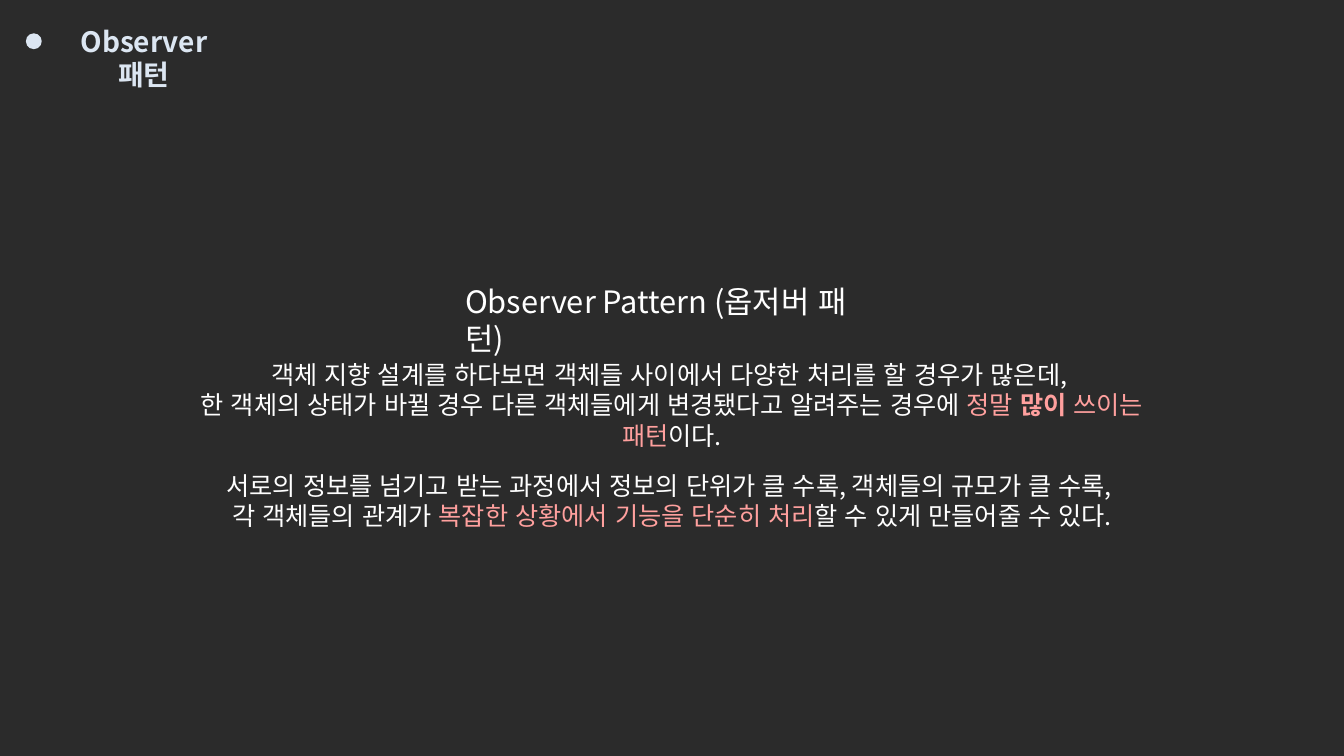
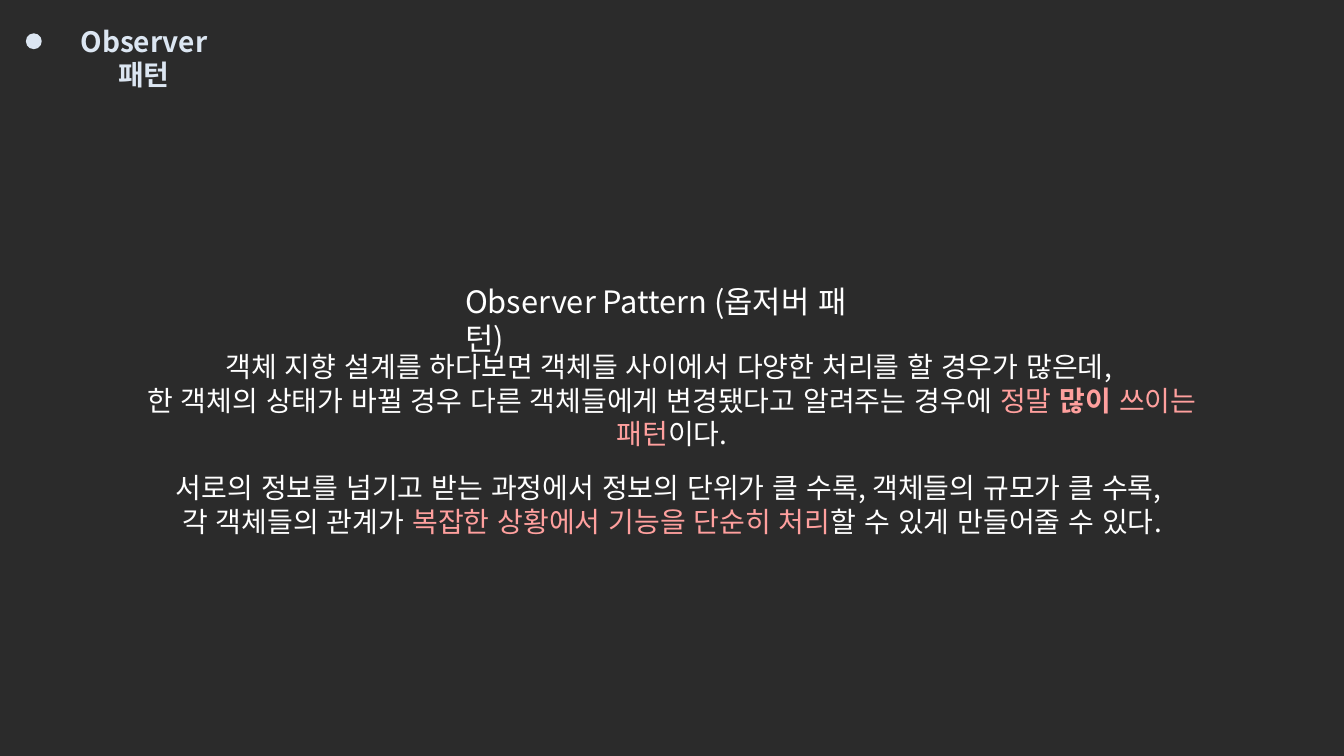
Before and after one commit to ninetyfivejae/DesignPattern_Seminar, a slide deck: slide 19 of 세미나 PPT (주요 디자인패턴을 활용한 구조화 & 모듈화 ).pptx. Drawn at 1344x756 pixels with LibreOffice and Linux fonts; fonts in the diff are those of the drawing; background and template pictures are left out; a plain dark background stands for a picture behind light text. Boxes give left, top, right and bottom in pixels: in the first picture for what was removed or moved away, otherwise in the second. Text is boxed around its words. In the diff, an @@ line names an element or a change of style, - is before the commit and + after.

Commit message:
Seminar Project 시작 지점 변경

```diff
--- a/세미나 PPT (주요 디자인패턴을 활용한 구조화 & 모듈화 ).pptx
+++ b/세미나 PPT (주요 디자인패턴을 활용한 구조화 & 모듈화 ).pptx
@@ text "객체 지향 설계를 하다보면 객체들 ..." at box(147, 349, 1196, 447): size 18 to 20 pt @@
@@ text "객체 지향 설계를 하다보면 객체들 ...": place and size @@
-text "객체 지향 설계를 하다보면 객체들 ..." at box(201, 363, 1144, 447)
+text "객체 지향 설계를 하다보면 객체들 ..." at box(147, 349, 1196, 447)
@@ text "서로의 정보를 넘기고 받는 과정에서 ..." at box(176, 475, 1162, 535): size 18 to 20 pt @@
```
Also in this commit, not shown: 4 other slides changed, 9 other files.
